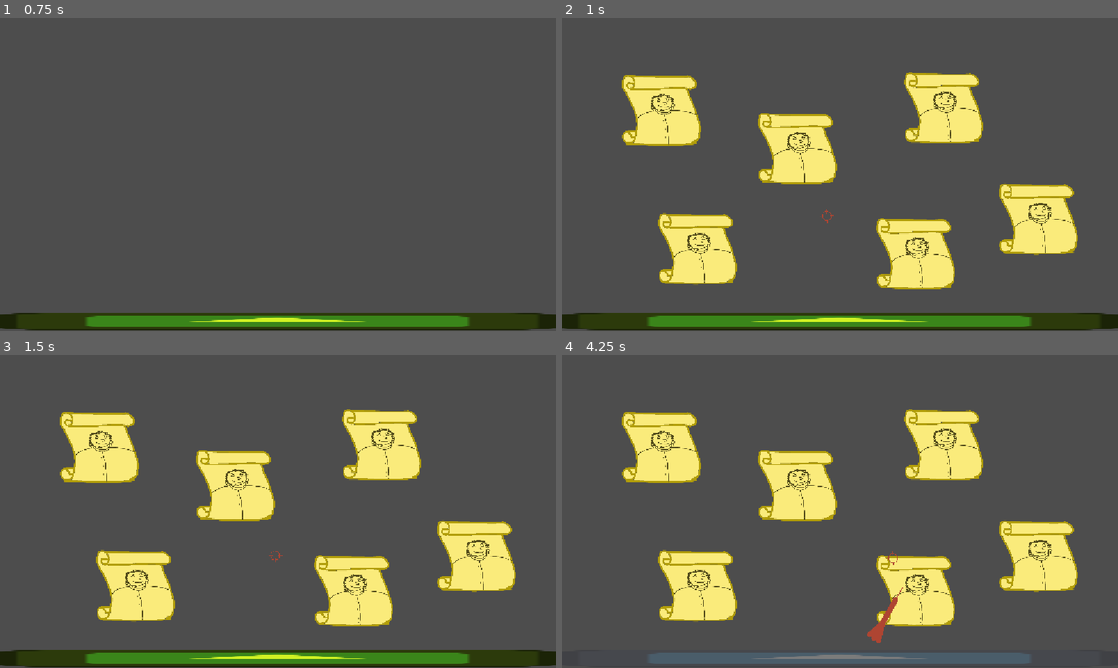
Above: before the commit, frames 1-4 (two rows, left to right).
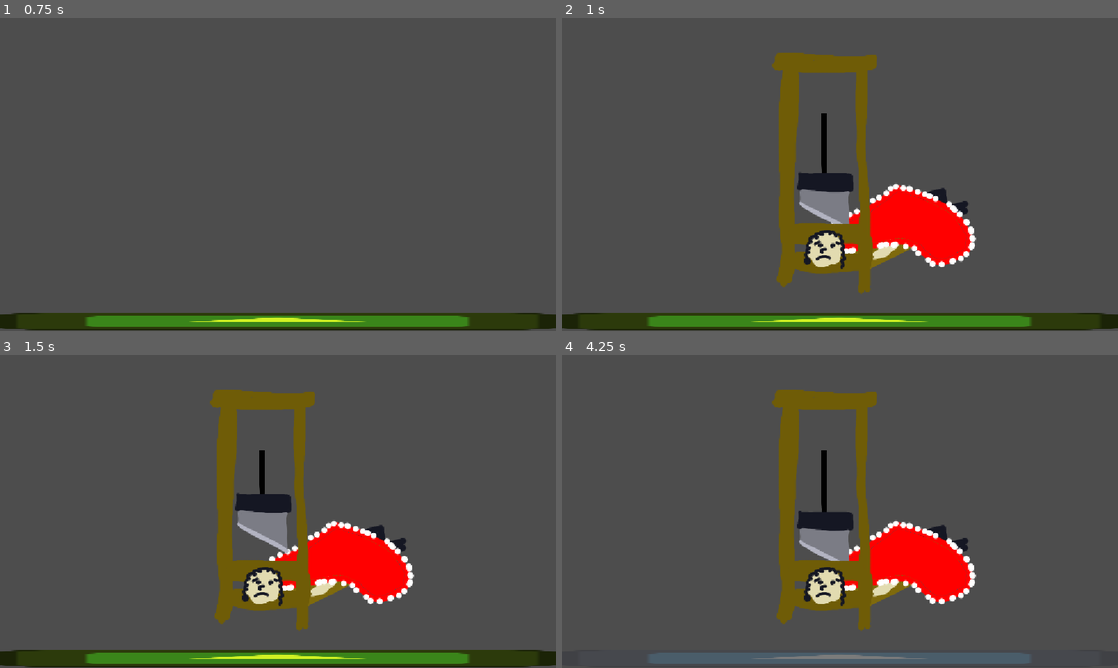
Above: after the commit, the same moments.

Repository: piotrjurga/gmtk26
Game: Godot game, scene res://scenes/main.tscn
Same seed, same stepped clock (60 frames per second), same inputs: the game is played once before the commit and once after it. The engine's default icon, where the game draws it, is replaced by a stand-in: a white triangle on a blue panel in a dark square.
Inputs (mouse positions are in pixels of both pictures, inside the frame that each line leads up to):
- Up to frame 1 (0.75 s): tap Enter at 0.5 s; move the mouse to (400, 158) at 0.52 s; hold D (right) from 0.53 s (still down); tap Space (space, bound only after the commit) at 0.6 s; click (400, 158) at 0.67 s
- Up to frame 2 (1 s): keep holding D (right)
- Up to frame 3 (1.5 s): tap Space (space, bound only after the commit) at 1.25, 1.35 s; move the mouse to (166, 527) at 1.27 s; release D (right) at 1.28 s; hold S (down) from 1.28 s (still down)
- Up to frame 4 (4.25 s): move the mouse to (895, 442) at 2.02 s; release S (down) at 2.03 s; hold D (right) 2.03-2.78 s; tap Space (space, bound only after the commit) at 2.1, 2.85, 3.6 s; move the mouse to (812, 574) at 2.77 s; hold W (up) 2.78-3.53 s; click (812, 574) at 2.92 s; move the mouse to (1006, 558) at 3.52 s; hold A (left) from 3.53 s (still down)

Frame 1 is identical in both runs. In frame 2, 25% of the frame differs, in the area x 10-93%, y 11-89%; in frame 3, 25%; in frame 4, 25%, in the area x 10-93%, y 11-92%.

Commit message:
guillotine

Diff:
--- a/managers/ScenesManager.gd
+++ b/managers/ScenesManager.gd
@@ -7,6 +7,7 @@
 var gym : PackedScene = preload("res://scenes/gym/gym.tscn")
 var boss : PackedScene = preload("res://scenes/boss/boss.tscn")
 var darts : PackedScene = preload("res://scenes/darts/darts.tscn")
+var guillotine : PackedScene = preload("res://scenes/guillotine/guillotine.tscn")
 
 var current_scene : Scene
 
@@ -31,4 +32,4 @@
 
         # to delete, should be town
         #change_scene(tavern)
-        change_scene(darts)
+        change_scene(guillotine)
--- a/project.godot
+++ b/project.godot
@@ -51,6 +51,11 @@
 "events": [Object(InputEventKey,"resource_local_to_scene":false,"resource_name":"","device":-1,"window_id":0,"alt_press …(192 unchanged characters)…
 ]
 }
+space={
+"deadzone": 0.2,
+"events": [Object(InputEventKey,"resource_local_to_scene":false,"resource_name":"","device":-1,"window_id":0,"alt_pressed":false,"shift_pressed":false,"ctrl_pressed":false,"meta_pressed":false,"pressed":false,"keycode":0,"physical_keycode":32,"key_label":0,"unicode":32,"location":0,"echo":false,"script":null)
+]
+}
 
 [physics]
 
--- /dev/null
+++ b/scenes/guillotine/guillotine-rope.gdshader
@@ -0,0 +1,9 @@
+shader_type canvas_item;
+
+uniform float rope_top_cutoff = 270.0;
+
+void fragment() {
+	if (FRAGCOORD.y < rope_top_cutoff) {
+        COLOR.a = 0.0;
+    }
+}
--- /dev/null
+++ b/scenes/guillotine/guillotine.gd
@@ -0,0 +1,45 @@
+extends Scene
+
+@export var blade_success_height : float
+@export var blade_top_max_y : float
+@export var blade_bottom_max_y : float
+@export var blade_drop_y : float
+var min_height : float
+
+@export var blade : Sprite2D
+@export var fall_speed : float
+@export var strength : float = 30
+
+@export var head : Head
+
+var enabled : bool = true
+
+func _ready():
+    super._ready()
+    blade.global_position.y = blade_bottom_max_y
+    min_height = blade_bottom_max_y
+
+func _physics_process(delta):
+    if blade.global_position.y < min_height:
+        blade.global_position.y += delta * fall_speed
+    if blade.global_position.y >= blade_drop_y:
+         head.fall()
+
+func last_tick():
+    if blade_success_height > blade.global_position.y:
+        min_height = blade_drop_y
+        print("success")
+    else:
+        print("fail")
+    fall_speed = fall_speed * 10
+    enabled = false
+
+func _input(event):
+    if !enabled:
+        return
+    if ! Input.is_action_just_pressed("space"):
+        return
+
+    blade.global_position.y -= strength
+    if blade.global_position.y < blade_top_max_y:
+        blade.global_position.y = blade_top_max_y
--- /dev/null
+++ b/scenes/guillotine/guillotine.tscn
@@ -0,0 +1,82 @@
+[gd_scene format=3 uid="uid://bs2dm8hjtxnlp"]
+
+[ext_resource type="Script" uid="uid://dsvsht4e018sg" path="res://scenes/guillotine/guillotine.gd" id="1_woxi1"]
+[ext_resource type="Texture2D" uid="uid://byjkuqbe1rdls" path="res://assets/guillotine/blade.png" id="2_rsnbr"]
+[ext_resource type="Texture2D" uid="uid://dl8icn61qx8ts" path="res://assets/guillotine/body.png" id="3_t8lfn"]
+[ext_resource type="Texture2D" uid="uid://cy3y6wq265oql" path="res://assets/guillotine/front_frame.png" id="4_6wx65"]
+[ext_resource type="Shader" uid="uid://bqfkab32e1jkv" path="res://scenes/guillotine/guillotine-rope.gdshader" id="4_prif8"]
+[ext_resource type="Texture2D" uid="uid://nruu7s0ldr2d" path="res://icon.svg" id="4_t8lfn"]
+[ext_resource type="Texture2D" uid="uid://dykwt841iq5ot" path="res://assets/guillotine/head.png" id="5_prif8"]
+[ext_resource type="Script" uid="uid://f76u4najwmf2" path="res://scenes/guillotine/head_2.gd" id="5_rsnbr"]
+[ext_resource type="Script" uid="uid://cva2wx5mvwavu" path="res://scenes/guillotine/rope.gd" id="6_prif8"]
+
+[sub_resource type="ShaderMaterial" id="ShaderMaterial_6wx65"]
+shader = ExtResource("4_prif8")
+shader_parameter/rope_top_cutoff = 0.0
+
+[sub_resource type="CircleShape2D" id="CircleShape2D_gxi48"]
+radius = 50.01
+
+[sub_resource type="PhysicsMaterial" id="PhysicsMaterial_1k5f7"]
+bounce = 1.0
+
+[sub_resource type="RectangleShape2D" id="RectangleShape2D_gxi48"]
+size = Vector2(1925, 20)
+
+[node name="guillotine" type="Node2D" unique_id=959309012 node_paths=PackedStringArray("blade", "head")]
+script = ExtResource("1_woxi1")
+blade_success_height = 375.0
+blade_top_max_y = 330.0
+blade_bottom_max_y = 540.0
+blade_drop_y = 621.0
+blade = NodePath("Blade")
+fall_speed = 200.0
+strength = 40.0
+head = NodePath("Head2")
+
+[node name="Body" type="Sprite2D" parent="." unique_id=1469451113]
+position = Vector2(279, 330)
+texture = ExtResource("3_t8lfn")
+
+[node name="Blade" type="Sprite2D" parent="." unique_id=913683736]
+position = Vector2(276, 621)
+texture = ExtResource("2_rsnbr")
+
+[node name="Sprite2D" type="Sprite2D" parent="Blade" unique_id=312318397 node_paths=PackedStringArray("cutof_point")]
+modulate = Color(0, 0, 0, 1)
+show_behind_parent = true
+material = SubResource("ShaderMaterial_6wx65")
+position = Vector2(267, -399)
+scale = Vector2(-0.08584001, 3.0453715)
+texture = ExtResource("4_t8lfn")
+script = ExtResource("6_prif8")
+cutof_point = NodePath("../RopeCutof")
+
+[node name="RopeCutof" type="Node2D" parent="Blade" unique_id=1044831235]
+position = Vector2(269, -526)
+
+[node name="FrontFrame" type="Sprite2D" parent="." unique_id=1146797591]
+position = Vector2(279, 330)
+texture = ExtResource("4_6wx65")
+
+[node name="Head2" type="CharacterBody2D" parent="." unique_id=454538128 node_paths=PackedStringArray("sprite")]
+floor_stop_on_slope = false
+floor_block_on_wall = false
+script = ExtResource("5_rsnbr")
+sprite = NodePath("Head")
+
+[node name="Head" type="Sprite2D" parent="Head2" unique_id=1532593729]
+position = Vector2(544, 483)
+texture = ExtResource("5_prif8")
+offset = Vector2(-258, -143)
+
+[node name="CollisionShape2D" type="CollisionShape2D" parent="Head2" unique_id=1888706761]
+position = Vector2(543, 485)
+shape = SubResource("CircleShape2D_gxi48")
+
+[node name="Floor" type="StaticBody2D" parent="." unique_id=1272140800]
+physics_material_override = SubResource("PhysicsMaterial_1k5f7")
+
+[node name="CollisionShape2D" type="CollisionShape2D" parent="Floor" unique_id=41609280]
+position = Vector2(567.5, 590)
+shape = SubResource("RectangleShape2D_gxi48")
--- /dev/null
+++ b/scenes/guillotine/head.gd
@@ -0,0 +1,10 @@
+extends CharacterBody2D
+
+@export var fall : bool = false
+
+# Called every frame. 'delta' is the elapsed time since the previous frame.
+func _physics_process(delta):
+    if !fall:
+        return
+
+    rotate(-3 * delta)
--- /dev/null
+++ b/scenes/guillotine/head_2.gd
@@ -0,0 +1,20 @@
+class_name Head extends CharacterBody2D
+
+@export var is_fall : bool = false
+@export var sprite : Sprite2D
+
+func fall():
+    if is_fall:
+        return
+    is_fall = true
+    velocity.y = -200 + randf() * -200
+    velocity.x = 200 * randf() - 200
+
+func _physics_process(delta):
+    if !is_fall:
+        return
+
+    sprite.rotate(-3 * delta)
+    velocity += get_gravity() * delta
+
+    move_and_slide()
--- /dev/null
+++ b/scenes/guillotine/rope.gd
@@ -0,0 +1,6 @@
+extends Sprite2D
+
+@export var cutof_point : Node2D
+
+func _ready():
+    material.set("shader_parameter/rope_top_cutoff", cutof_point.global_position.y)
Binary file added: assets/guillotine/blade.png
Not shown, added: assets/guillotine/blade.png.import
Binary file added: assets/guillotine/body.png
Not shown, added: assets/guillotine/body.png.import
Binary file added: assets/guillotine/front_frame.png
Not shown, added: assets/guillotine/front_frame.png.import
Binary file added: assets/guillotine/head.png
Not shown, added: assets/guillotine/head.png.import
Not shown, added: scenes/guillotine/guillotine-rope.gdshader.uid
Not shown, added: scenes/guillotine/guillotine.gd.uid
Not shown, added: scenes/guillotine/head.gd.uid
Not shown, added: scenes/guillotine/head_2.gd.uid
(and 2 more such lines)
